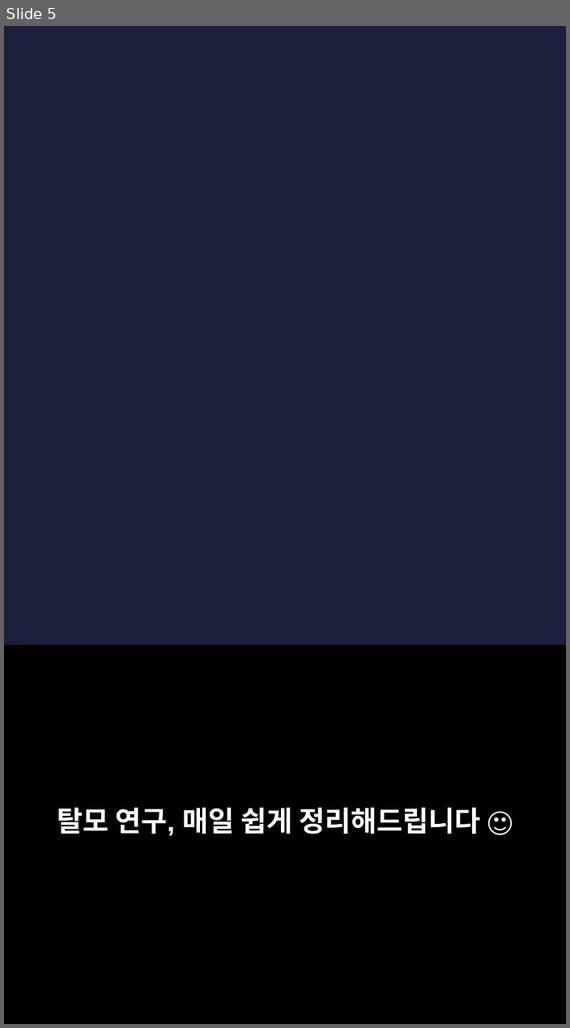
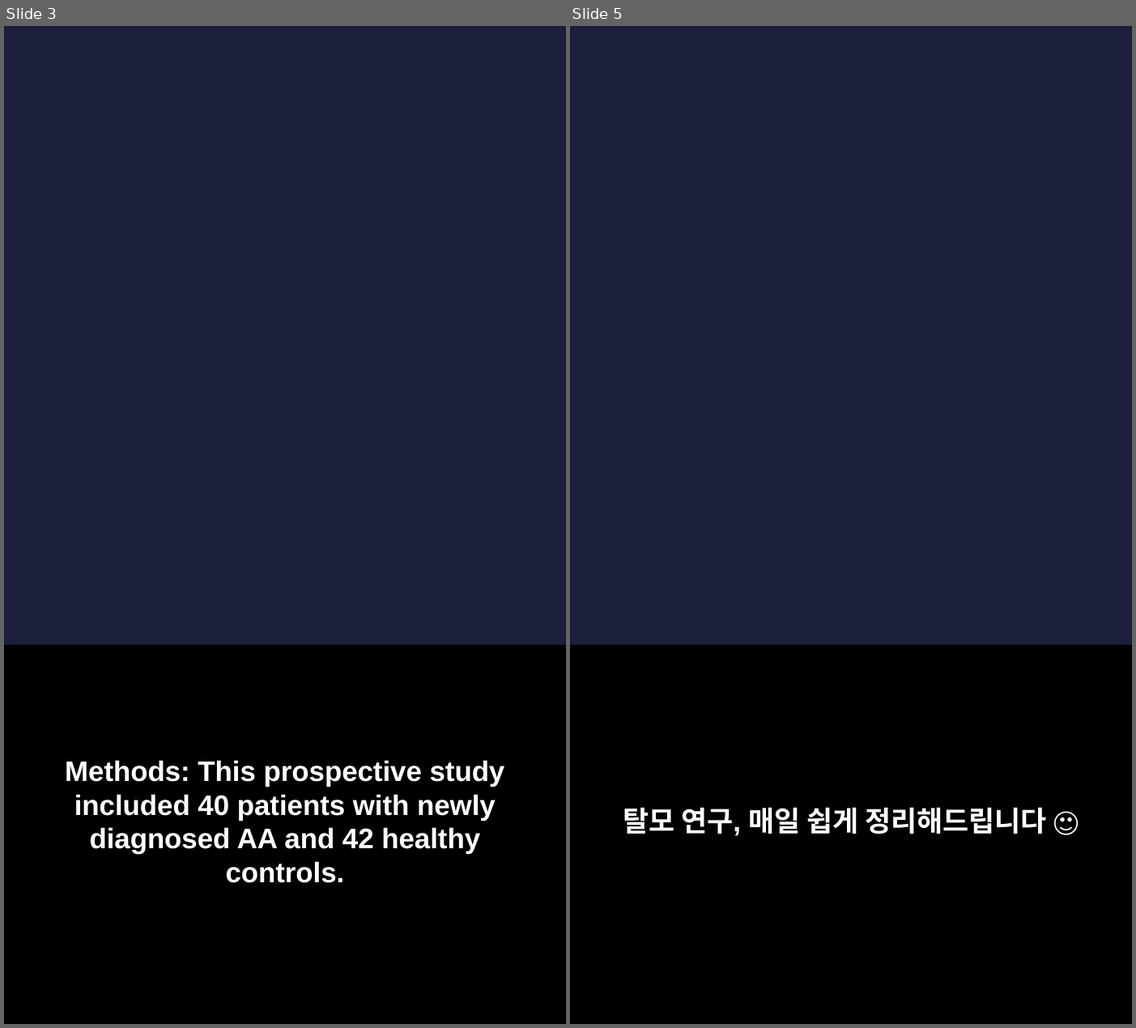
Before and after one commit to hyokang2010-BJ-ANTH/product-builder-test, a slide deck: pwa/data/latest/slides.pptx. Shown side by side, each under a label of ours: slide 5 before the commit, slides 3 and 5 after it; the slides between them are not shown. The pictures are 570x1028 and 1136x1028 pixels, drawn with LibreOffice and Linux fonts; fonts in the diff are those of the drawing; background and template pictures are left out. Boxes give left, top, right and bottom in pixels: in the first picture for what was removed or moved away, otherwise in the second. Text is boxed around its words. In the diff, an @@ line names an element or a change of style, - is before the commit and + after.

```diff
--- a/pwa/data/latest/slides.pptx
+++ b/pwa/data/latest/slides.pptx
@@ slide 3 added at (x1=4, y1=26, x2=566, y2=1024), background picture (left out) @@
@@ rectangle added at (x1=4, y1=646, x2=566, y2=1024), fill #000000 @@
@@ text added at (x1=65, y1=760, x2=505, y2=883), 22 pt, text #FFFFFF, bold @@
+Methods: This prospective study included 40 patients with newly diagnosed AA and 42 healthy controls.
```
Also in this commit, not shown: 3 slides changed, 3 other slides added, 4 slides removed, 26 other files.
